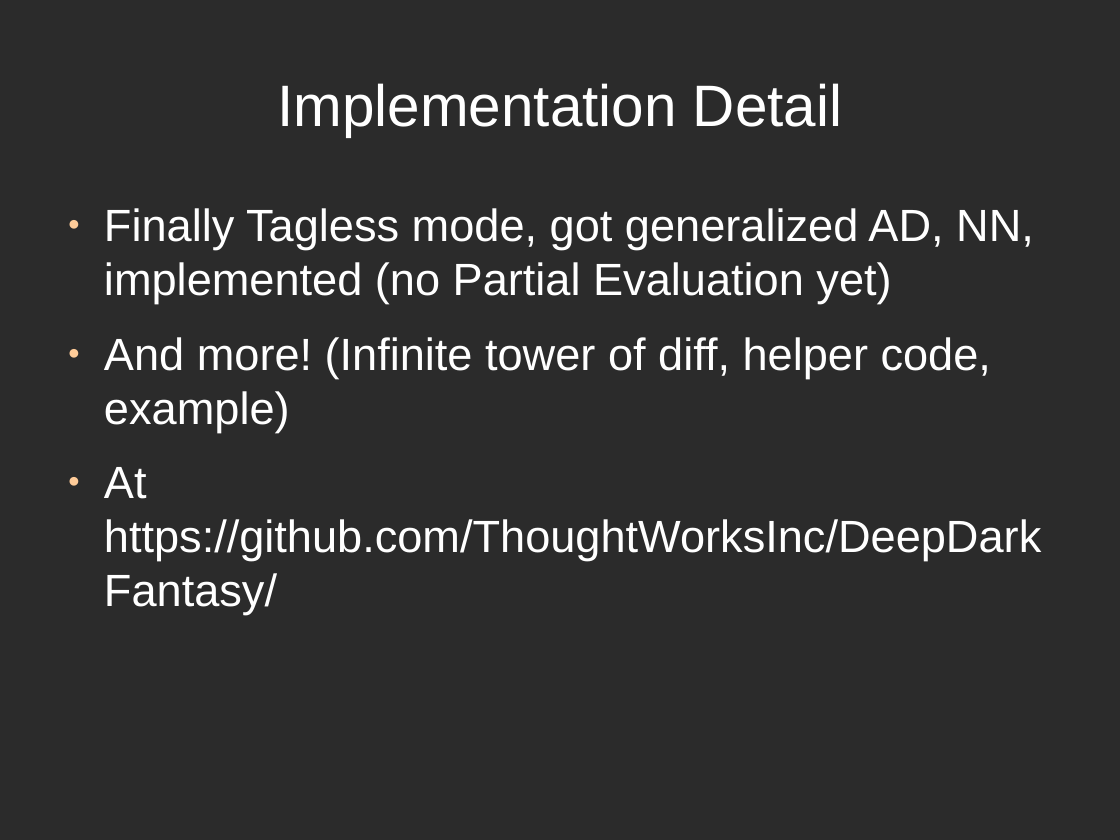
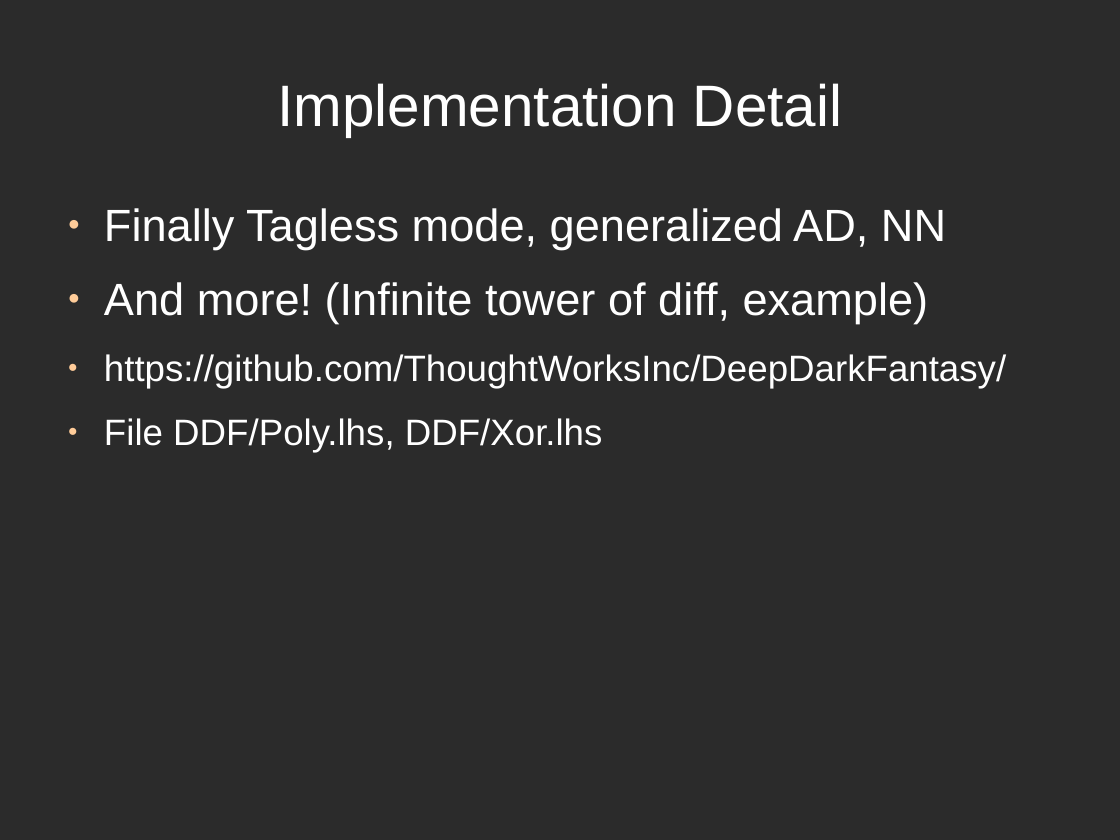
Before and after one commit to ThoughtWorksInc/DeepDarkFantasy, a slide deck: slide 39 of Talk.odp (slide 31 before the commit). Drawn at 1120x840 pixels with LibreOffice and Linux fonts; fonts in the diff are those of the drawing; background and template pictures are left out; a plain dark background stands for a picture behind light text. Boxes give left, top, right and bottom in pixels: in the first picture for what was removed or moved away, otherwise in the second. Text is boxed around its words. In the diff, an @@ line names an element or a change of style, - is before the commit and + after.

```diff
--- a/Talk.odp
+++ b/Talk.odp
@@ text at [104, 208, 1006, 452]: text changed; size 32 to 26 pt @@
-● Finally Tagless mode, got generalized AD, NN, implemented (no Partial Evaluation yet)
-● And more! (Infinite tower of diff, helper code, example)
-● At https://github.com/ThoughtWorksInc/DeepDarkFantasy/
+● Finally Tagless mode, generalized AD, NN
+● And more! (Infinite tower of diff, example)
+● https://github.com/ThoughtWorksInc/DeepDarkFantasy/
+● File DDF/Poly.lhs, DDF/Xor.lhs
```
Also in this commit, not shown: 26 other slides changed, 9 slides added, 1 slide removed.
